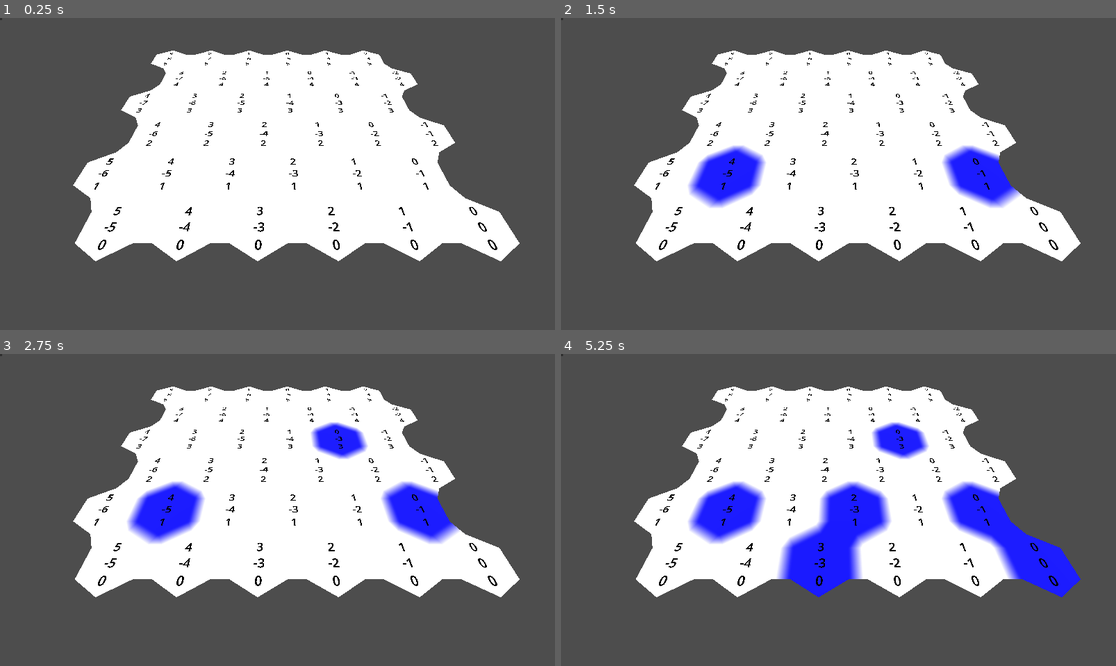
Above: before the commit, frames 1-4 (two rows, left to right).
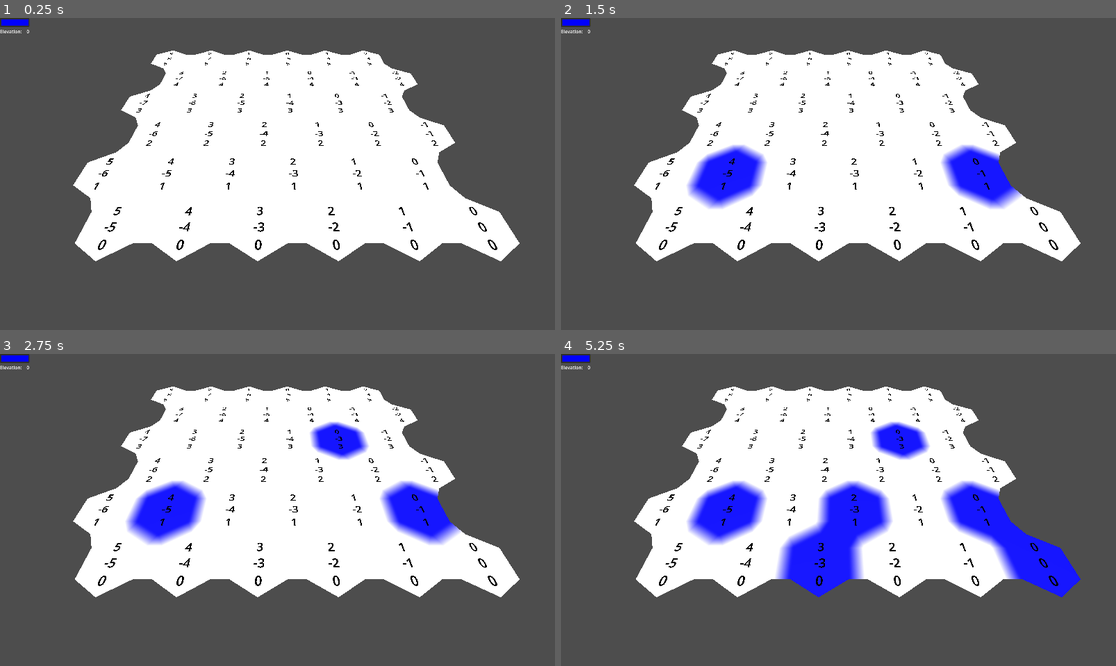
Above: after the commit, the same moments.

Repository: EricSmith3542/godot-hex-grid
Game: Godot game, scene res://node_3d.tscn
The game is run twice, just before and just after one commit, with the same random seed, the same clock (stepped at 60 frames per second) and the same inputs.
Inputs (mouse positions are in pixels of both pictures, inside the frame that each line leads up to):
- Up to frame 1 (0.25 s): no input
- Up to frame 2 (1.5 s): tap Enter at 0.5 s; move the mouse to (960, 158) at 0.52 s; click (960, 158) at 0.67 s; tap Space at 1.25 s; move the mouse to (727, 189) at 1.27 s; click (727, 189) at 1.42 s
- Up to frame 3 (2.75 s): tap Enter at 2 s; move the mouse to (333, 441) at 2.02 s; click (333, 441) at 2.17 s
- Up to frame 4 (5.25 s): tap Space at 2.75, 4.25 s; move the mouse to (810, 572) at 2.77 s; click (810, 572) at 2.92 s; tap Enter at 3.5 s; move the mouse to (1005, 556) at 3.52 s; click (1005, 556) at 3.67 s; move the mouse to (672, 463) at 4.27 s; click (672, 463) at 4.42 s; move the mouse to (866, 510) at 5.02 s; click (866, 510) at 5.17 s

The runs differ from the first frame. In frame 1, 0.2% of the frame differs, in the area x 0-6%, y 0-5%; in frame 2, 0.2%; in frame 3, 0.2%; in frame 4, 0.3%, in the area x 0-81%, y 0-72%.

Commit message:
Tutorial 3 Complete: Elevation

Diff:
--- /dev/null
+++ b/game_quitter.gd
@@ -0,0 +1,6 @@
+extends Node3D
+
+
+func _input(event: InputEvent) -> void:
+	if event.is_action("quit"):
+		get_tree().quit()
--- /dev/null
+++ b/game_quitter.tscn
@@ -0,0 +1,6 @@
+[gd_scene format=3 uid="uid://bv6mopk1secxa"]
+
+[ext_resource type="Script" uid="uid://bqs6ajfokhvfn" path="res://game_quitter.gd" id="1_r0iqy"]
+
+[node name="GameQuitter" type="Node3D" unique_id=673382808]
+script = ExtResource("1_r0iqy")
--- a/hex_cell.gd
+++ b/hex_cell.gd
@@ -3,6 +3,10 @@
 
 var coordinates:HexCoordinates
 var color:Color
+var elevation:int:
+	set(new_value):
+		elevation = new_value
+		position.y = elevation * HexMetrics.ELEVATION_STEP
 
 var neighbors:Array[HexCell]
 
@@ -18,3 +22,9 @@
 func set_neighbor(direction:HexMetrics.HexDirection, cell:HexCell):
 	neighbors[int(direction)] = cell
 	cell.neighbors[int(HexMetrics.opposite_direction(direction))] = self
+
+func get_edge_type_in_direction(direction:HexMetrics.HexDirection):
+	return HexMetrics.get_edge_type(elevation, neighbors[int(direction)].elevation)
+
+func get_edge_type_with_cell(otherCell:HexCell) -> HexMetrics.HexEdgeType:
+	return HexMetrics.get_edge_type(elevation, otherCell.elevation)
--- a/hex_coordinates.gd
+++ b/hex_coordinates.gd
@@ -10,6 +10,7 @@
 	Y = -X - Z
 
 static func from_offset_coordinates(x:int, z:int) -> HexCoordinates:
+	@warning_ignore("integer_division")
 	return new(x-z/2,z)
 
 static func from_position(pos:Vector3) -> HexCoordinates:
--- a/hex_grid.gd
+++ b/hex_grid.gd
@@ -9,11 +9,12 @@
 const HEX_CELL_SCENE = preload("res://hex_cell.tscn")
 
 @onready var mesh:HexMesh = $HexMesh
+@onready var editor:HexGridEditor = $HexGridEditor
 
 var cells : Array[HexCell] = []
 
 func _ready() -> void:
-	#get_viewport().debug_draw = Viewport.DEBUG_DRAW_WIREFRAME
+	get_viewport().debug_draw = Viewport.DEBUG_DRAW_WIREFRAME
 
 	var i = 0
 	for z in range(height):
@@ -25,6 +26,8 @@
 
 func build_cell(x:int, z:int, i:int):
 	var cell:HexCell = HEX_CELL_SCENE.instantiate()
+
+	@warning_ignore("integer_division")
 	cell.position.x = (x + z * 0.5 - z / 2) * HexMetrics.INNER_RADIUS * 2
 	cell.position.z = z * HexMetrics.OUTER_RADIUS * 1.5
 	cell.coordinates = HexCoordinates.from_offset_coordinates(x,z)
@@ -50,10 +53,10 @@
 				cell.set_neighbor(HexMetrics.HexDirection.SE, cells[i - width + 1])
 
 
-func _on_hex_grid_editor_cell_clicked(coordinates: HexCoordinates, color: Color) -> void:
+func get_cell(coordinates: HexCoordinates) -> HexCell:
+	@warning_ignore("integer_division")
 	var cell_index = coordinates.X + coordinates.Z * width + coordinates.Z / 2
-	var cell = cells[cell_index]
-	cell.color = color
+	return cells[cell_index]
 
-#	Ugly for now but tutorial addresses that this will change in later steps as the mesh becomes more advanced
+func refresh():
 	mesh.triangulate(cells)
--- a/hex_grid.tscn
+++ b/hex_grid.tscn
@@ -10,5 +10,3 @@
 [node name="HexMesh" parent="." unique_id=170552868 instance=ExtResource("2_esttd")]
 
 [node name="HexGridEditor" parent="." unique_id=242709990 instance=ExtResource("3_ube50")]
-
-[connection signal="cell_clicked" from="HexGridEditor" to="." method="_on_hex_grid_editor_cell_clicked"]
--- a/hex_grid_editor.gd
+++ b/hex_grid_editor.gd
@@ -1,24 +1,62 @@
+@tool
+class_name HexGridEditor
 extends Node3D
-
-signal cell_clicked(coordinates:HexCoordinates, color:Color)
 
 var left_color : Color = Color.BLUE
 var right_color : Color = Color.GREEN
 
+var active_elevation : int = 0
+
+@onready var color_picker:ColorPickerButton = $CanvasLayer/MarginContainer/VFlowContainer/ColorPickerButton
+@onready var elevation_number_text:Label = $CanvasLayer/MarginContainer/VFlowContainer/HSplitContainer/ElevationNumber
+
+#This breaks the call-down signal-up paradigm which is generally best in Godot
+#But doing this should save passing a bunch of data batck and forth through signals as edits
+#Get more complex
+@onready var grid : HexGrid = get_parent()
+
+#Warn if parent is not a HexGrid
+func _get_configuration_warnings() -> PackedStringArray:
+	var warnings = PackedStringArray()
+	if !grid or not (grid is HexGrid):
+		warnings.append("HexGridEditor must have a HexGrid as a parent")
+	return warnings
+
+func _ready() -> void:
+	set_color_picker_button_color(left_color)
+
 func _input(event: InputEvent) -> void:
 	if event is InputEventMouseButton:
-		if event.button_index == MOUSE_BUTTON_LEFT and event.pressed:
-			var intersection_point = (get_viewport().get_camera_3d() as DebugCamera).get_position_collision_point(event.position)
+		if event.button_index == MOUSE_BUTTON_WHEEL_DOWN and event.is_pressed():
+			print("down")
+			set_elevation(active_elevation - HexMetrics.ELEVATION_STEP)
+		elif event.button_index == MOUSE_BUTTON_WHEEL_UP and event.is_pressed():
+			print("up")
+			set_elevation(active_elevation + HexMetrics.ELEVATION_STEP)
+		else:
+			var intersection_point = find_intersection_with_mesh(event.position)
 			if intersection_point:
 				var coordinates = HexCoordinates.from_position(intersection_point)
-				cell_clicked.emit(coordinates,left_color)
-				print("clicked coordinate " + str(HexCoordinates.from_position(intersection_point)))
-		elif event.button_index == MOUSE_BUTTON_RIGHT and event.pressed:
-			var intersection_point = (get_viewport().get_camera_3d() as DebugCamera).get_position_collision_point(event.position)
-			if intersection_point:
-				var coordinates = HexCoordinates.from_position(intersection_point)
-				cell_clicked.emit(coordinates,right_color)
-				print("clicked coordinate " + str(HexCoordinates.from_position(intersection_point)))
+				if event.button_index == MOUSE_BUTTON_LEFT and event.pressed:
+					edit_cell(grid.get_cell(coordinates), left_color)
+				elif event.button_index == MOUSE_BUTTON_RIGHT and event.pressed:
+					edit_cell(grid.get_cell(coordinates), right_color)
+
+func find_intersection_with_mesh(click_position:Vector2) -> Variant:
+	return (get_viewport().get_camera_3d() as DebugCamera).get_position_collision_point(click_position)
+
+func edit_cell(cell:HexCell, new_color:Color):
+	cell.color = new_color
+	cell.elevation = active_elevation
+	grid.refresh()
 
 func _on_color_changed(color: Color) -> void:
 	self.left_color = color
+	set_color_picker_button_color(color)
+
+func set_color_picker_button_color(color:Color):
+	color_picker.color = color
+
+func set_elevation(new_elevation:float):
+	active_elevation = int(new_elevation)
+	elevation_number_text.text = str(active_elevation)
--- a/hex_grid_editor.tscn
+++ b/hex_grid_editor.tscn
@@ -7,8 +7,29 @@
 
 [node name="CanvasLayer" type="CanvasLayer" parent="." unique_id=1426791008]
 
-[node name="ColorPickerButton" type="ColorPickerButton" parent="CanvasLayer" unique_id=1839446341]
-offset_right = 8.0
-offset_bottom = 8.0
+[node name="MarginContainer" type="MarginContainer" parent="CanvasLayer" unique_id=460223289]
+anchors_preset = 9
+anchor_bottom = 1.0
+offset_right = 150.0
+grow_vertical = 2
 
-[connection signal="color_changed" from="CanvasLayer/ColorPickerButton" to="." method="_on_color_changed"]
+[node name="VFlowContainer" type="VFlowContainer" parent="CanvasLayer/MarginContainer" unique_id=275120083]
+layout_mode = 2
+
+[node name="ColorPickerButton" type="ColorPickerButton" parent="CanvasLayer/MarginContainer/VFlowContainer" unique_id=1839446341]
+layout_mode = 2
+text = "Pick Color"
+color = Color(1, 1, 1, 1)
+
+[node name="HSplitContainer" type="HSplitContainer" parent="CanvasLayer/MarginContainer/VFlowContainer" unique_id=84460509]
+layout_mode = 2
+
+[node name="ElevationLabel" type="Label" parent="CanvasLayer/MarginContainer/VFlowContainer/HSplitContainer" unique_id=1718522324]
+layout_mode = 2
+text = "Elevation: "
+
+[node name="ElevationNumber" type="Label" parent="CanvasLayer/MarginContainer/VFlowContainer/HSplitContainer" unique_id=872936426]
+layout_mode = 2
+text = "0"
+
+[connection signal="color_changed" from="CanvasLayer/MarginContainer/VFlowContainer/ColorPickerButton" to="." method="_on_color_changed"]
--- a/hex_mesh.gd
+++ b/hex_mesh.gd
@@ -11,6 +11,7 @@
 	vertices.clear()
 	normals.clear()
 	colors.clear()
+	mesh.clear_surfaces()
 	for cell in cells:
 		triangulate_cell(cell)
 
@@ -55,22 +56,174 @@
 	var bridge = HexMetrics.get_bridge(direction)
 	var v3 = v1 + bridge
 	var v4 = v2 + bridge
-
-	add_quad(v1,v2,v3,v4)
-	add_quad_colors(cell.color,cell.color,neighbor.color,neighbor.color)
+	v3.y = neighbor.elevation * HexMetrics.ELEVATION_STEP
+	v4.y = neighbor.elevation * HexMetrics.ELEVATION_STEP
+
+	if cell.get_edge_type_in_direction(direction) == HexMetrics.HexEdgeType.Slope:
+		triangulate_edge_terraces(v1, v2, cell, v3, v4, neighbor)
+	else:
+		add_quad(v1,v2,v3,v4)
+		add_quad_colors(cell.color, cell.color, neighbor.color, neighbor.color)
 
 #	TODO: Find a better null-coalescing approach for gdscript
 	var next_neighbor = cell.get_neighbor(HexMetrics.next_direction(direction))
 	if direction <= HexMetrics.HexDirection.E and next_neighbor:
-		add_triangle(v2,v4,v2 + HexMetrics.get_bridge(HexMetrics.next_direction(direction)))
+		var v5 = v2 + HexMetrics.get_bridge(HexMetrics.next_direction(direction))
+		v5.y = next_neighbor.elevation * HexMetrics.ELEVATION_STEP
+
+		if cell.elevation <= neighbor.elevation:
+			if cell.elevation <= next_neighbor.elevation:
+				triangulate_corner(v2, cell, v4, neighbor, v5, next_neighbor)
+			else:
+				triangulate_corner(v5, next_neighbor, v2, cell, v4, neighbor)
+		elif neighbor.elevation <= next_neighbor.elevation:
+			triangulate_corner(v4, neighbor, v5, next_neighbor, v2, cell)
+		else:
+			triangulate_corner(v5, next_neighbor, v2, cell, v4, neighbor)
+		add_triangle(v2,v4,v5)
 		add_triangle_colors(cell.color, neighbor.color, next_neighbor.color)
 
-
-
-
+func triangulate_edge_terraces(beginLeft, beginRight, beginCell, endLeft, endRight, endCell):
+	var v3 = HexMetrics.terrace_lerp(beginLeft, endLeft, 1)
+	var v4 = HexMetrics.terrace_lerp(beginRight, endRight, 1)
+	var c2 = HexMetrics.terrace_color_lerp(beginCell.color, endCell.color, 1)
+
+	add_quad(beginLeft, beginRight, v3, v4)
+	add_quad_colors(beginCell.color ,beginCell.color, c2, c2)
+
+	for i in range(2, HexMetrics.TERRACES_STEPS, 1):
+		var v1 = v3
+		var v2 = v4
+		var c1 = c2
+		v3 = HexMetrics.terrace_lerp(beginLeft, endLeft, i)
+		v4 = HexMetrics.terrace_lerp(beginRight, endRight, i)
+		c2 = HexMetrics.terrace_color_lerp(beginCell.color, endCell.color, i)
+		add_quad(v1,v2,v3,v4)
+		add_quad_colors(c1,c1,c2,c2)
+
+	add_quad(v3, v4, endLeft, endRight)
+	add_quad_colors(c2, c2, endCell.color, endCell.color)
+
+func triangulate_corner(
+	bottom:Vector3, bottomCell:HexCell,
+	left:Vector3, leftCell:HexCell,
+	right:Vector3, rightCell:HexCell
+):
+	var leftEdgeType = bottomCell.get_edge_type_with_cell(leftCell)
+	var rightEdgeType = bottomCell.get_edge_type_with_cell(rightCell)
+
+	if leftEdgeType == HexMetrics.HexEdgeType.Slope:
+		if rightEdgeType == HexMetrics.HexEdgeType.Slope:
+			triangulate_corner_terraces(bottom, bottomCell, left, leftCell, right, rightCell)
+		elif rightEdgeType == HexMetrics.HexEdgeType.Flat:
+			triangulate_corner_terraces(left, leftCell, right, rightCell, bottom, bottomCell)
+		else:
+			triangulate_corner_terraces_cliff(bottom, bottomCell, left, leftCell, right, rightCell)
+	elif rightEdgeType == HexMetrics.HexEdgeType.Slope:
+		if leftEdgeType == HexMetrics.HexEdgeType.Flat:
+			triangulate_corner_terraces(right, rightCell, bottom, bottomCell, left, leftCell)
+		else:
+			triangulate_corner_cliff_terraces(bottom, bottomCell, left, leftCell, right, rightCell)
+	elif leftCell.get_edge_type_with_cell(rightCell) == HexMetrics.HexEdgeType.Slope:
+		if leftCell.elevation < rightCell.elevation:
+			triangulate_corner_cliff_terraces(right, rightCell, bottom, bottomCell, left, leftCell)
+		else:
+			triangulate_corner_terraces_cliff(left, leftCell, right, rightCell, bottom, bottomCell)
+	else:
+		add_triangle(bottom,left,right)
+		add_triangle_colors(bottomCell.color, leftCell.color, rightCell.color)
+
+func triangulate_corner_terraces(
+	begin:Vector3, beginCell:HexCell,
+	left:Vector3, leftCell:HexCell,
+	right:Vector3, rightCell:HexCell
+):
+		var v3 = HexMetrics.terrace_lerp(begin, left, 1)
+		var v4 = HexMetrics.terrace_lerp(begin, right, 1)
+		var c3 = HexMetrics.terrace_color_lerp(beginCell.color, leftCell.color, 1)
+		var c4 = HexMetrics.terrace_color_lerp(beginCell.color, rightCell.color, 1)
+
+		add_triangle(begin, v3, v4)
+		add_triangle_colors(beginCell.color, c3, c4)
+
+		for i in range(2, HexMetrics.TERRACES_STEPS, 1):
+			var v1 = v3
+			var v2 = v4
+			var c1 = c3
+			var c2 = c4
+
+			v3 = HexMetrics.terrace_lerp(begin, left, i)
+			v4 = HexMetrics.terrace_lerp(begin, right, i)
+			c3 = HexMetrics.terrace_color_lerp(beginCell.color, leftCell.color, i)
+			c4 = HexMetrics.terrace_color_lerp(beginCell.color, rightCell.color, i)
+			add_quad(v1, v2, v3, v4)
+			add_quad_colors(c1, c2, c3, c4)
+
+		add_quad(v3, v4, left, right)
+		add_quad_colors(c3, c4, leftCell.color, rightCell.color)
+
+func triangulate_corner_terraces_cliff(
+	begin:Vector3, beginCell:HexCell,
+	left:Vector3, leftCell:HexCell,
+	right:Vector3, rightCell:HexCell
+):
+		var b = 1.0 / (rightCell.elevation - beginCell.elevation)
+		if b < 0:
+			b = -b
+		var boundary = lerp(begin, right, b)
+		var boundaryColor = lerp(beginCell.color, rightCell.color, b)
+
+		triangulate_boundary_triangle(begin, beginCell, left, leftCell, boundary, boundaryColor)
+
+		if leftCell.get_edge_type_with_cell(rightCell) == HexMetrics.HexEdgeType.Slope:
+			triangulate_boundary_triangle(left, leftCell, right, rightCell, boundary, boundaryColor)
+		else:
+			add_triangle(left, right, boundary)
+			add_triangle_colors(leftCell.color, rightCell.color, boundaryColor)
+
+func triangulate_corner_cliff_terraces(
+	begin:Vector3, beginCell:HexCell,
+	left:Vector3, leftCell:HexCell,
+	right:Vector3, rightCell:HexCell
+):
+		var b = 1.0 / (leftCell.elevation - beginCell.elevation)
+		if b < 0:
+			b = -b
+		var boundary = lerp(begin, left, b)
+		var boundaryColor = lerp(beginCell.color, leftCell.color, b)
+
+		triangulate_boundary_triangle(right, rightCell, begin, beginCell, boundary, boundaryColor)
+
+		if leftCell.get_edge_type_with_cell(rightCell) == HexMetrics.HexEdgeType.Slope:
+			triangulate_boundary_triangle(left, leftCell, right, rightCell, boundary, boundaryColor)
+		else:
+			add_triangle(left, right, boundary)
+			add_triangle_colors(leftCell.color, rightCell.color, boundaryColor)
+
+
+func triangulate_boundary_triangle(
+	begin:Vector3, beginCell:HexCell,
+	left:Vector3, leftCell:HexCell,
+	boundary:Vector3, boundaryColor:Color
+):
+		var v2 = HexMetrics.terrace_lerp(begin, left, 1)
+		var c2 = HexMetrics.terrace_color_lerp(beginCell.color, leftCell.color, 1)
+
+		add_triangle(begin, v2, boundary)
+		add_triangle_colors(beginCell.color, c2, boundaryColor)
+
+		for i in range(2, HexMetrics.TERRACES_STEPS, 1):
+			var v1 = v2
+			var c1 = c2
+			v2 = HexMetrics.terrace_lerp(begin, left, i)
+			c2 = HexMetrics.terrace_color_lerp(beginCell.color, leftCell.color, i)
+			add_triangle(v1, v2, boundary)
+			add_triangle_colors(c1, c2, boundaryColor)
+
+		add_triangle(v2, left, boundary)
+		add_triangle_colors(c2, leftCell.color, boundaryColor)
 
 func add_triangle(v1:Vector3, v2:Vector3, v3:Vector3):
-	var vertexIndex = vertices.size()
 	vertices.append(v3)
 	vertices.append(v2)
 	vertices.append(v1)
@@ -89,7 +242,6 @@
 	colors.append(c1)
 
 func add_quad(v1:Vector3, v2:Vector3, v3:Vector3, v4:Vector3):
-	var vertexIndex = vertices.size()
 	vertices.append(v1)
 	vertices.append(v2)
 	vertices.append(v3)
@@ -110,12 +262,3 @@
 	colors.append(c3)
 	colors.append(c2)
 	colors.append(c4)
-
-#
-#func _on_input_event(camera: Node, event: InputEvent, event_position: Vector3, normal: Vector3, shape_idx: int) -> void:
-	#if event is InputEventMouseButton:
-		#if event.button_index == MOUSE_BUTTON_LEFT:
-			#var intersection_point = (camera as DebugCamera).get_position_collision_point(event.position)
-			#var coordinates = HexCoordinates.from_position(intersection_point)
-			#cell_clicked.emit(coordinates)
-			#print("clicked coordinate " + str(HexCoordinates.from_position(intersection_point)))
--- a/hex_mesh.tscn
+++ b/hex_mesh.tscn
@@ -3,6 +3,7 @@
 [ext_resource type="Script" uid="uid://bunl3lyudx3c6" path="res://hex_mesh.gd" id="1_3vvb2"]
 
 [sub_resource type="StandardMaterial3D" id="StandardMaterial3D_3vvb2"]
+shading_mode = 2
 vertex_color_use_as_albedo = true
 
 [sub_resource type="ArrayMesh" id="ArrayMesh_3vvb2"]
--- a/hex_metrics.gd
+++ b/hex_metrics.gd
@@ -2,6 +2,7 @@
 class_name HexMetrics
 
 enum HexDirection {NE, E, SE, SW, W, NW}
+enum HexEdgeType {Flat, Slope, Cliff}
 
 #The radius of the circle that contains that vertices of the hexagon
 const OUTER_RADIUS : float = 10.0
@@ -10,6 +11,12 @@
 
 const SOLID_FACTOR : float = 0.75
 const BLEND_FACTOR : float = 1.0 - SOLID_FACTOR
+
+const ELEVATION_STEP : float = 1.0
+const TERRACES_PER_SLOPE : int = 2
+const TERRACES_STEPS = TERRACES_PER_SLOPE * 2 + 1
+const HORIZ_TERRACE_STEP_SIZE : float = 1.0 / TERRACES_STEPS
+const VERT_TERRACE_STEP_SIZE : float = 1.0 / (TERRACES_PER_SLOPE+1)
 
 #The 3D coordinates of the 6 vertices for a hexagon centered on 0,0,0
 #These corners use the XZ-plane as the floor
@@ -48,3 +55,25 @@
 
 static func get_bridge(direction:HexDirection) -> Vector3:
 	return (CORNERS[int(direction)] + CORNERS[int(direction) + 1]) * BLEND_FACTOR
+
+static func terrace_lerp(a:Vector3, b:Vector3, step:int) -> Vector3:
+	var h = step * HORIZ_TERRACE_STEP_SIZE
+	a.x += (b.x - a.x) * h
+	a.z += (b.z - a.z) * h
+
+	@warning_ignore("integer_division")
+	var v = ((step+1)/2) * VERT_TERRACE_STEP_SIZE
+	a.y += (b.y - a.y) * v
+	return a
+
+static func terrace_color_lerp(a:Color, b:Color, step:int) -> Color:
+	var h = step * HORIZ_TERRACE_STEP_SIZE
+	return lerp(a,b,h)
+
+static func get_edge_type(elevation1:int, elevation2:int) -> HexEdgeType:
+	if elevation1 == elevation2:
+		return HexEdgeType.Flat
+	var delta = elevation2 - elevation1
+	if delta == 1 or delta == -1:
+		return HexEdgeType.Slope
+	return HexEdgeType.Cliff
--- a/node_3d.tscn
+++ b/node_3d.tscn
@@ -17,8 +17,10 @@
 metadata/_custom_type_script = "uid://b72b3t0garuiy"
 
 [node name="DirectionalLight3D" type="DirectionalLight3D" parent="." unique_id=168193839]
-transform = Transform3D(1, 0, 0, 0, 0.0012043417, 0.9999995, 0, -0.9999995, 0.0012043417, 0, 0, 0)
+transform = Transform3D(1, 0, 0, 0, -0.6659076, 0.7460342, 0, -0.7460342, -0.6659076, 0, 0, 0)
 shadow_enabled = true
+directional_shadow_max_distance = 1000.0
+sky_mode = 1
 
 [node name="WorldEnvironment" type="WorldEnvironment" parent="." unique_id=1618823404]
 environment = SubResource("Environment_noarx")
--- a/project.godot
+++ b/project.godot
@@ -14,10 +14,22 @@
 run/main_scene="uid://by6woqxj7vuyw"
 config/features=PackedStringArray("4.6", "Forward Plus")
 
+[autoload]
+
+GameQuitter="*uid://bv6mopk1secxa"
+
 [display]
 
 window/size/viewport_width=1920
 window/size/viewport_height=1080
+
+[input]
+
+quit={
+"deadzone": 0.2,
+"events": [Object(InputEventKey,"resource_local_to_scene":false,"resource_name":"","device":-1,"window_id":0,"alt_pressed":false,"shift_pressed":false,"ctrl_pressed":false,"meta_pressed":false,"pressed":false,"keycode":0,"physical_keycode":4194339,"key_label":0,"unicode":0,"location":0,"echo":false,"script":null)
+]
+}
 
 [physics]
 
Not shown, added: game_quitter.gd.uid
